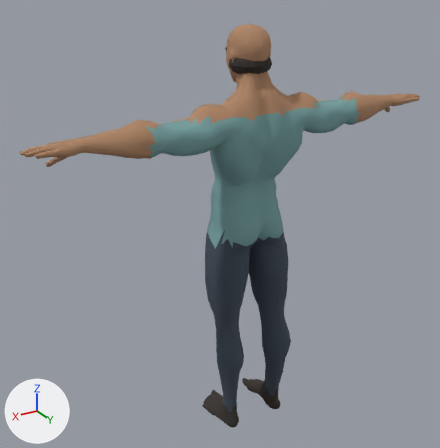
A saved change to the glTF model public/assets/people/delhi-adult.glb.
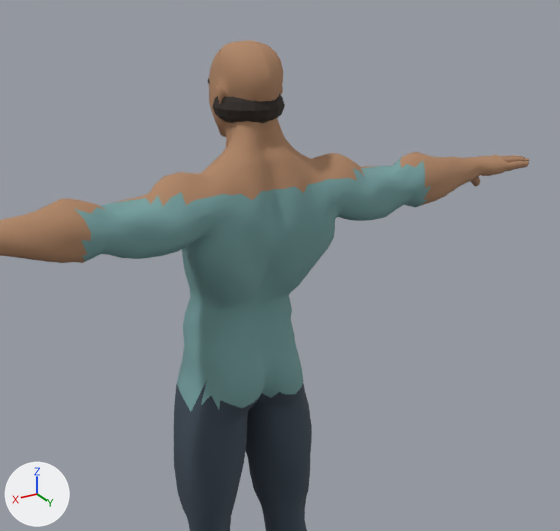
There are two pictures of each version: one whole from a 50 mm lens placed at (1.363, 2.061, 2.031), pointed at (0.088, -0.065, 0.968), one close up on the part from 23% to 100% of the width and 0% to 72% of the height. The axes (+X, +Y, +Z) are drawn at lower left. The lights are the same throughout. The first two pictures are the older version. Vertices at exactly the same position are counted once.

Objects in the first close-up: 'Cropped hair', 'SuperHero_Male'.
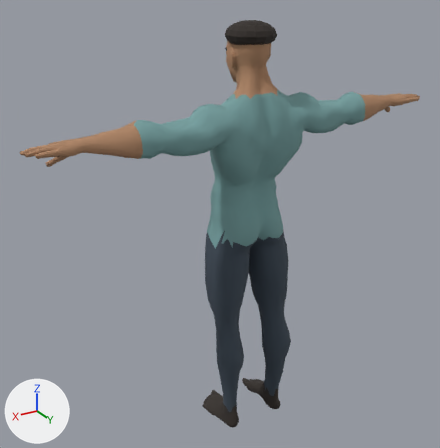
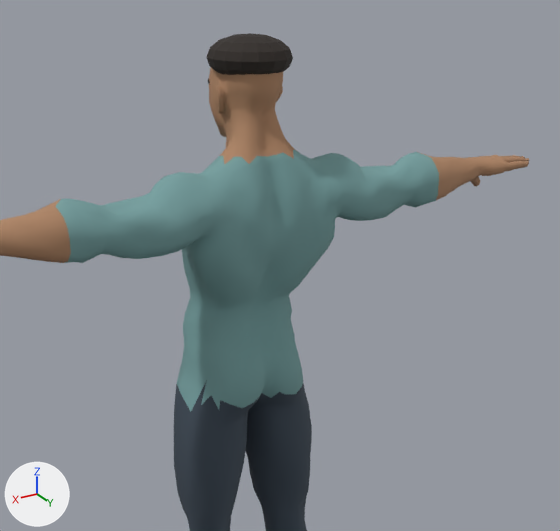
Where the change shows, as pixel boxes (x1, y1, x2, y2) in the close-ups (560 x 531 px; the box of a moved part takes in the faces that stretch with it):
'Cropped hair', moved, rescaled
    before: (212, 94, 285, 123)
    after: (206, 33, 293, 75)
part 1 of me_sphere_005_retopology_004, moved or reshaped
    both: (210, 130, 312, 183)
part 2 of me_sphere_005_retopology_004, recoloured (brown to cyan)
    both: (56, 149, 439, 263)

Diff of the bpy script that builds the scene:
```diff
--- a/public/assets/people/delhi-adult.glb.py
+++ b/public/assets/people/delhi-adult.glb.py
@@ me_sphere_005_retopology_004 @@
 me_sphere_005_retopology_004.from_pydata(...)  # 3976 vertices, 7288 faces; spans x -0.93..0.93, y -0.13..0.16, z -0.01..1.81
 # used by ob_superhero_male; location = (0.0, 0.0, 0.0)
+# me_sphere_005_retopology_004 part 1
+# 50 faces are deleted
+# 4 vertices move within x -0.06..0.06, y 0.01, z 1.55
+# 14 new faces join them, mat_skin
+# 36 new faces join them, mat_shirt
+# me_sphere_005_retopology_004 part 2: 398 faces spanning x -0.54..0.54, y -0.04..0.15, z 1.37..1.57 switch from mat_skin to mat_shirt
 me_sphere_005_retopology_004.materials.append(mat_trousers)
@@ me_sphere @@
 # used by ob_cropped_hair; location = (0.0, 0.0, 0.0)
-me_sphere.from_pydata(...)  # 114 vertices, 224 faces; spans x -0.088..0.088, y -0.064..0.104, z 1.617..1.713
+me_sphere.from_pydata(...)  # 114 vertices, 224 faces; spans x -0.101..0.101, y -0.084..0.124, z 1.723..1.827
+# me_sphere part 3: the whole mesh is scaled about its middle by (1.15, 1.24, 1.08), then moved by (0.0, 0.0, 0.11)
 me_sphere.materials.append(mat_hair_001)
```
